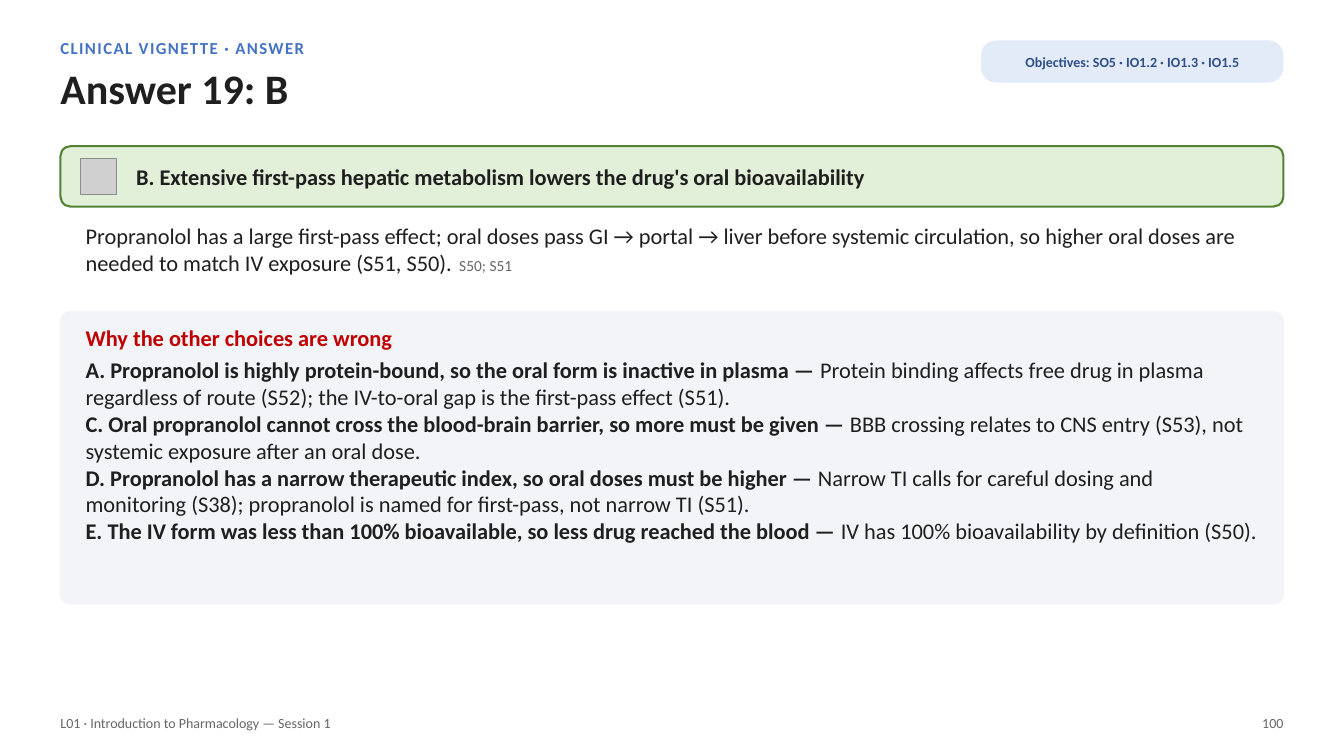
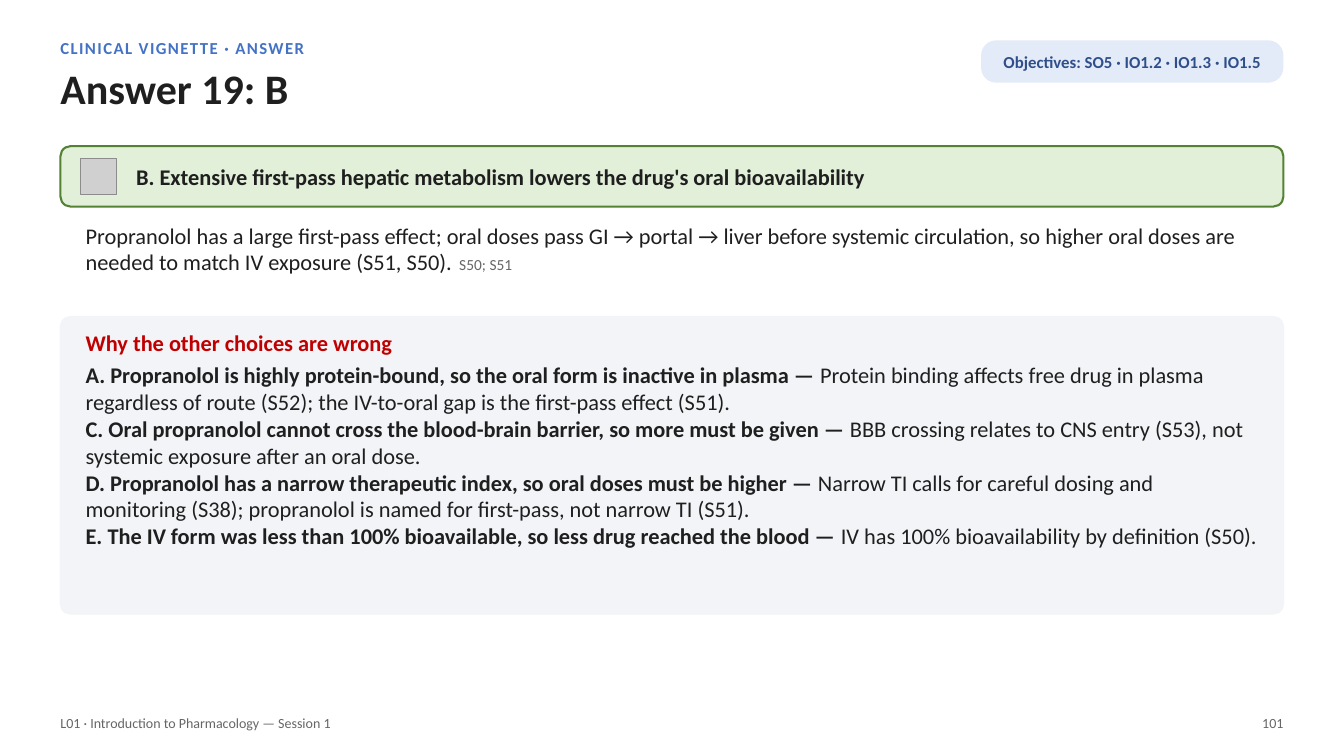
Before and after one commit to bishwokrit/DPAS-Pharm, a slide deck: slide 101 of outputs/L01/L01_Unit_1_Introduction_to_Pharmacology_Session_1_study_deck.pptx (slide 100 before the commit). Drawn at 1344x756 pixels with LibreOffice and Linux fonts; fonts in the diff are those of the drawing; grey boxes stand for pictures. Boxes give left, top, right and bottom in pixels: in the first picture for what was removed or moved away, otherwise in the second. Text is boxed around its words. In the diff, an @@ line names an element or a change of style, - is before the commit and + after.

```diff
--- a/outputs/L01/L01_Unit_1_Introduction_to_Pharmacology_Session_1_study_deck.pptx
+++ b/outputs/L01/L01_Unit_1_Introduction_to_Pharmacology_Session_1_study_deck.pptx
@@ rounded rectangle "Objectives: SO5 · IO1.2 · ..." at [981, 40, 1284, 83]: size 10 to 12 pt @@
@@ rounded rectangle: place and size @@
-rounded rectangle at [60, 312, 1284, 604]
+rounded rectangle at [60, 317, 1284, 614]
@@ rounded rectangle at [60, 317, 1284, 614]: proportions changed @@
@@ text "Why the other choices are ...": place and size @@
-text "Why the other choices are ..." at [86, 330, 1256, 543]
+text "Why the other choices are ..." at [86, 335, 1256, 548]
@@ text at [1262, 719, 1283, 728]: text changed @@
-100
+101
```
Also in this commit, not shown: 97 other slides changed, 1 slide added, 8 other files.
